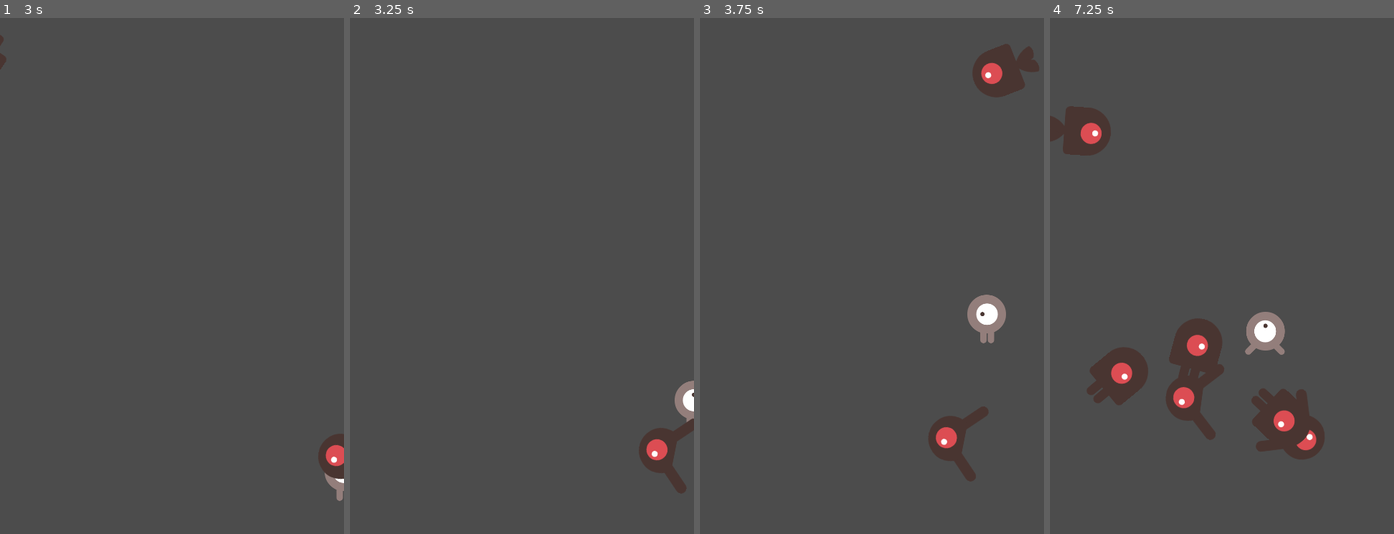
Above: before the commit, frames 1-4 (left to right).
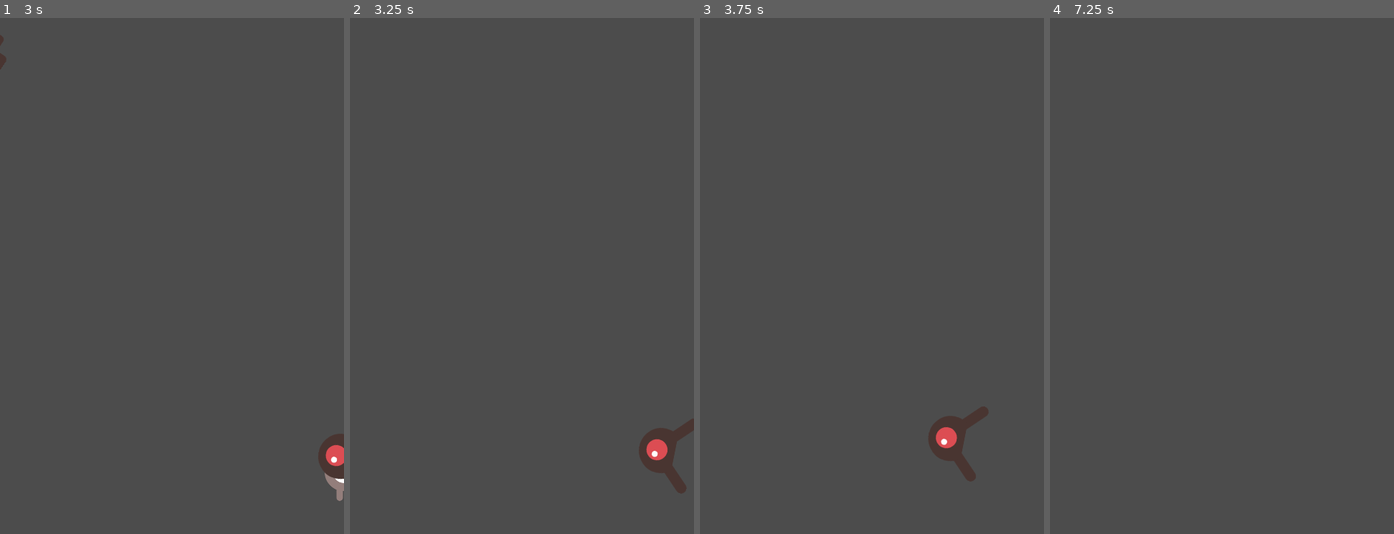
Above: after the commit, the same moments.

Repository: egee-irl/the-game
Game: Godot game, scene res://Main.tscn
Two runs of this game, one before a commit and one after it. Both use one fixed random seed, a clock stepped at 60 frames per second and the inputs below.
Inputs:
- Up to frame 1 (3 s): tap Enter at 0.5 s; hold Right (ui_right) 0.53-1.28 s; hold Down (ui_down) 1.28-2.03 s; hold Right (ui_right) 2.03-2.78 s; hold Up (ui_up) from 2.78 s (still down)
- Up to frame 2 (3.25 s): keep holding Up (ui_up)
- Up to frame 3 (3.75 s): release Up (ui_up) at 3.53 s; hold Left (ui_left) from 3.53 s (still down)
- Up to frame 4 (7.25 s): release Left (ui_left) at 5.03 s; hold Down (ui_down) 5.03-5.78 s; hold Right (ui_right) 5.78-6.53 s; hold Up (ui_up) from 6.53 s (still down)

Frame 1 is identical in both runs. In frame 2, 0.3% of the frame differs, in the area x 94-100%, y 70-79%; in frame 3, 2.0%; in frame 4, 7.7%, in the area x 0-80%, y 17-86%.

Commit message:
finishing touches

Diff:
--- a/EgeeGame/Main.gd
+++ b/EgeeGame/Main.gd
@@ -16,10 +16,6 @@
 # Called every frame. 'delta' is the elapsed time since the previous frame.
 #func _process(delta):
 #	pass
-
-func game_over():
-	$ScoreTimer.stop()
-	$MobTimer.stop()
 
 func new_game():
 	score = 0
--- a/EgeeGame/Mob.tscn
+++ b/EgeeGame/Mob.tscn
@@ -10,11 +10,6 @@
 
 [sub_resource type="SpriteFrames" id=1]
 animations = [ {
-"frames": [ ExtResource( 4 ), ExtResource( 6 ) ],
-"loop": true,
-"name": "Flying",
-"speed": 5.0
-}, {
 "frames": [ ExtResource( 5 ), ExtResource( 7 ) ],
 "loop": true,
 "name": "Walking",
@@ -23,6 +18,11 @@
 "frames": [ ExtResource( 2 ), ExtResource( 3 ) ],
 "loop": true,
 "name": "Swimming",
+"speed": 5.0
+}, {
+"frames": [ ExtResource( 4 ), ExtResource( 6 ) ],
+"loop": true,
+"name": "Flying",
 "speed": 5.0
 } ]
 
--- a/EgeeGame/Player.gd
+++ b/EgeeGame/Player.gd
@@ -46,9 +46,14 @@
 func start(pos):
 	position = pos
 	show()
-	$CollisionShape2D.disabled = true
+	$CollisionShape2D.disabled = false
 
 func _on_Player_body_entered(body):
 	hide()
 	emit_signal("hit")
 	$CollisionShape2D.set_deferred("disabled", true)
+
+func game_over():
+	# This gets sibling nodes
+	get_parent().get_node("ScoreTimer").stop()
+	get_parent().get_node("MobTimer").stop()
